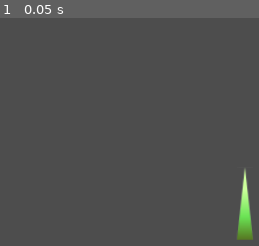
Above: before the commit, frame 1.
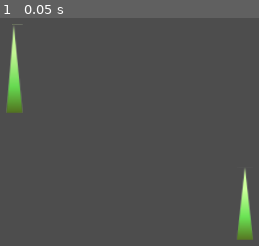
Above: after the commit, the same moment.

Repository: cyps8/FCapitalismJam2024
Game: Godot game, scene res://Nodes/Scenes/root.tscn
Two runs of this game, one before a commit and one after it. Both use one fixed random seed, a clock stepped at 60 frames per second and the inputs below.
Inputs:
- Up to frame 1 (0.05 s): no input

The runs differ from the first frame. In frame 1, 1.4% of the frame differs, in the area x 2-9%, y 2-42%.

Commit message:
quick fix/addition

Diff:
--- a/Nodes/Scenes/root.tscn
+++ b/Nodes/Scenes/root.tscn
@@ -12,6 +12,7 @@
 [sub_resource type="ShaderMaterial" id="ShaderMaterial_dhtby"]
 render_priority = 0
 shader = ExtResource("4_grkcj")
+shader_parameter/start_angle = 0.0
 shader_parameter/grass_texture = ExtResource("3_w5p4p")
 
 [node name="Root" type="Node"]
@@ -23,7 +24,7 @@
 surface_material_override/0 = SubResource("StandardMaterial3D_almwo")
 
 [node name="GrassPlane2" type="MeshInstance3D" parent="."]
-transform = Transform3D(1, 0, 0, 0, 1, 0, 0, 0, 1, -0.0138612, 0, 0.0105931)
+transform = Transform3D(1, 0, 0, 0, 1, 0, 0, 0, 1, -0.0138612, 0, -1.74171)
 mesh = ExtResource("2_b2jcg")
 surface_material_override/0 = SubResource("ShaderMaterial_dhtby")
 
--- a/Scripts/Shaders/grass_shader.gdshader
+++ b/Scripts/Shaders/grass_shader.gdshader
@@ -1,19 +1,25 @@
 shader_type spatial;
 
 uniform sampler2D grass_texture : source_color;
+uniform float start_angle : hint_range(0.0, 3.14) = 0.0;
 
 void vertex() {
+	// billboarding the texture to always face the camera
 	vec3 dir_1 = CAMERA_POSITION_WORLD - NODE_POSITION_WORLD;
+	dir_1 = normalize(dir_1);
+
+	vec3 dir_2 = vec3(dir_1.x, 0.0, dir_1.z);
+	dir_2 = normalize(dir_2);
+
+	vec3 cross_1 = cross(vec3(0.0,1.0,0.0), dir_2);
+	mat3 billboard = mat3(cross_1, -dir_1, cross(cross_1, dir_1));
+
 	NORMAL = dir_1;
-	vec3 dir_2 = vec3(dir_1.x, 0.0, dir_1.z);
-	vec3 cross_1 = -cross(vec3(0.0,1.0,0.0), dir_1);
-	dir_2 = normalize(dir_2);
-	mat3 billboard = mat3(cross(dir_2, cross_1), dir_1, cross_1);
 	VERTEX = billboard * VERTEX;
 }
 
 void fragment() {
 	vec4 texture_color = texture(grass_texture, UV);
-	//ALBEDO = texture_color.xyz;
-	//ALPHA = texture_color.w;
+	ALBEDO = texture_color.xyz;
+	ALPHA = texture_color.w;
 }
